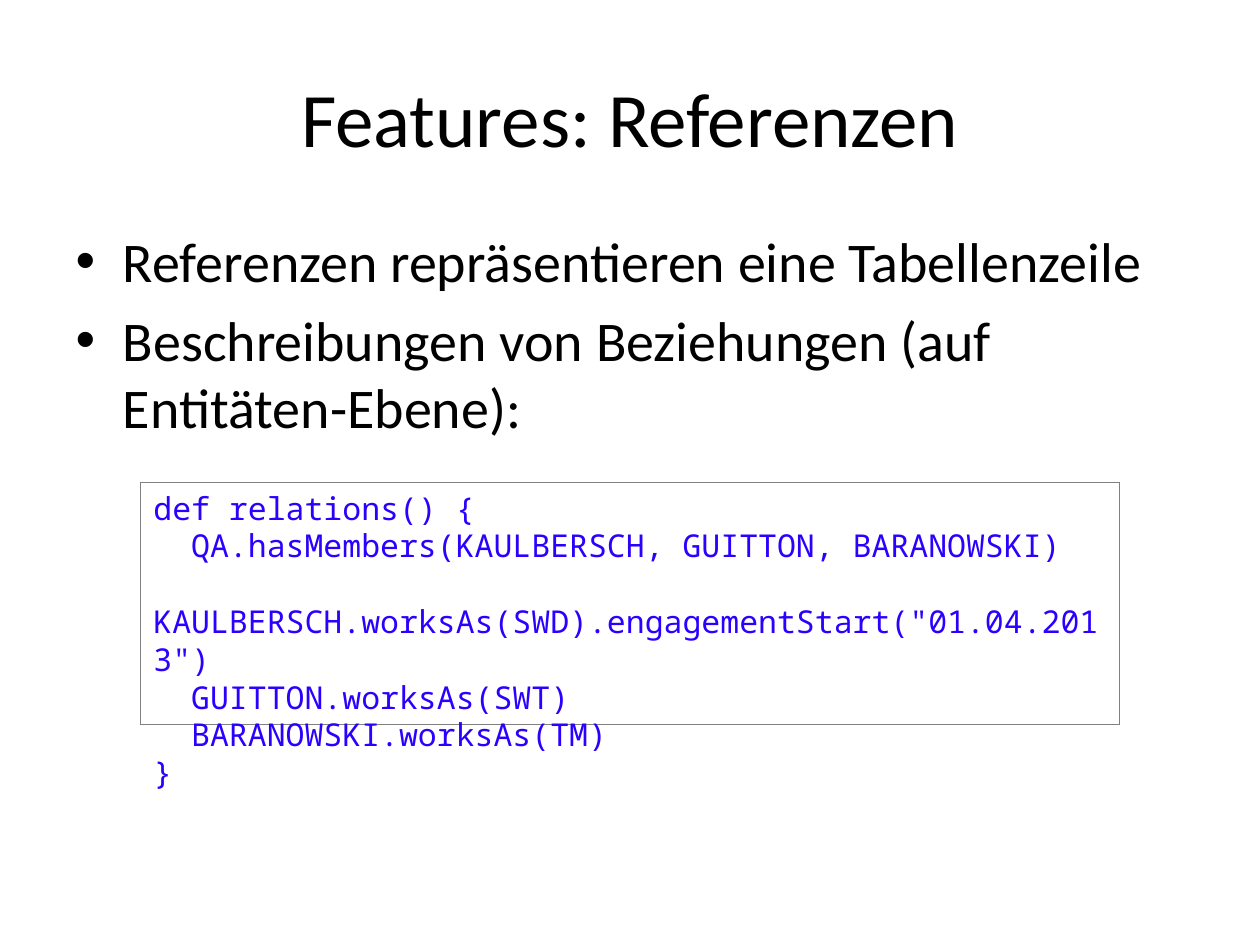
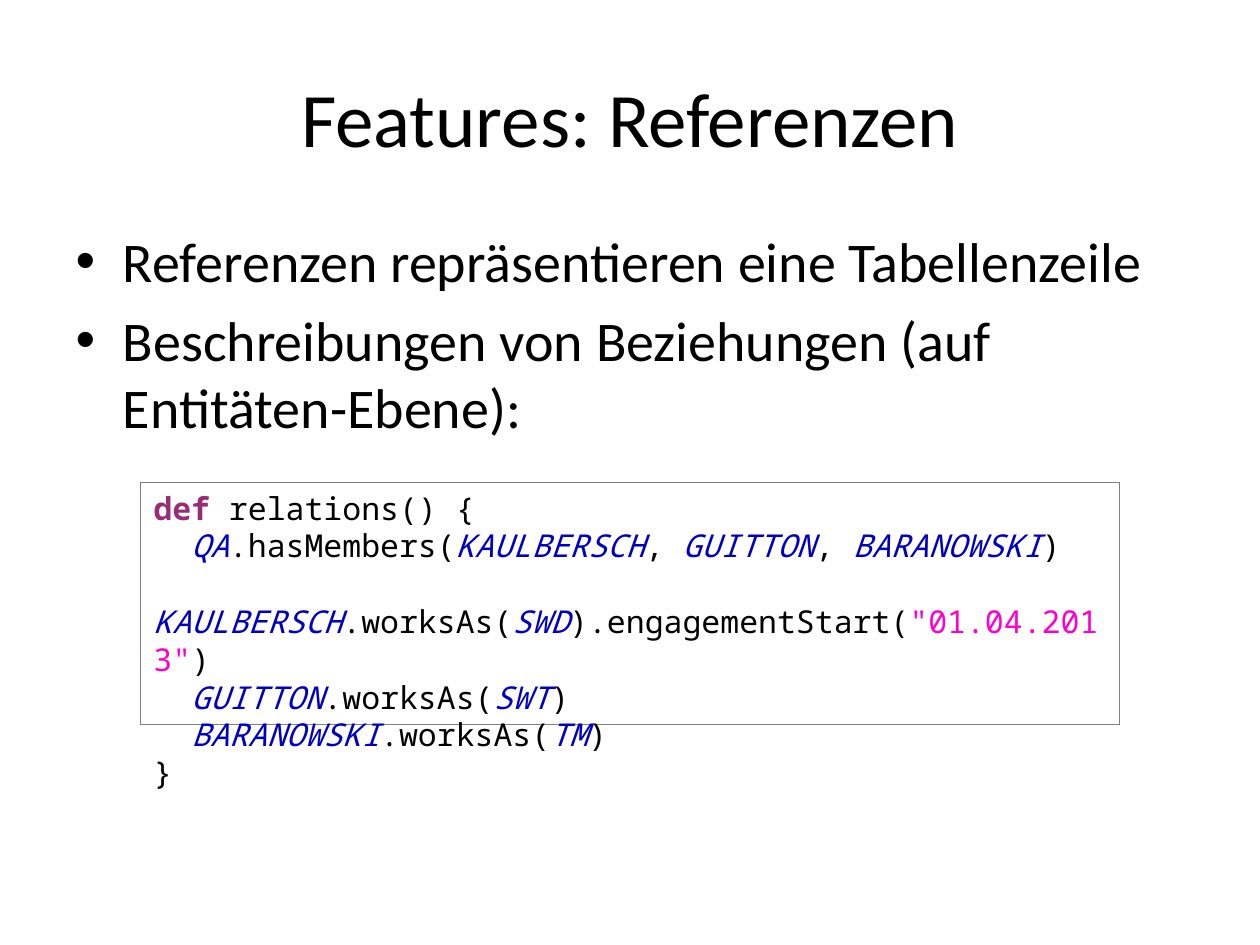
Before and after one commit to seerhein-lab/testdata-dsl, a slide deck: slide 6 of documentation/seitenbau/praesentation.pptx. Drawn at 1260x945 pixels with LibreOffice and Linux fonts; fonts in the diff are those of the drawing. Boxes give left, top, right and bottom in pixels: in the first picture for what was removed or moved away, otherwise in the second. Text is boxed around its words. In the diff, an @@ line names an element or a change of style, - is before the commit and + after.

```diff
--- a/documentation/seitenbau/praesentation.pptx
+++ b/documentation/seitenbau/praesentation.pptx
@@ rectangle "def relations() {" at (141,483,1119,724): text colour #2A00FF to #972C78, bold on in "def"; text colour #2A00FF to #000000 in "relations() {", "QA.hasMembers(KAULBERSCH, GUITTON, BARANOWSKI)", "KAULBERSCH.worksAs(SWD).engagementStart("01.04.2013")", "GUITTON.worksAs(SWT)" and 2 more places; text colour #2A00FF to #0000C0, italic on in "QA.hasMembers(KAULBERSCH, GUITTON, BARANOWSKI)", "KAULBERSCH.worksAs(SWD).engagementStart("01.04.2013")", "GUITTON.worksAs(SWT)", "BARANOWSKI.worksAs(TM)"; text colour #2A00FF to #FF00CC in "KAULBERSCH.worksAs(SWD).engagementStart("01.04.2013")" @@
```
Also in this commit, not shown: 2 other slides changed, 1 other file.
